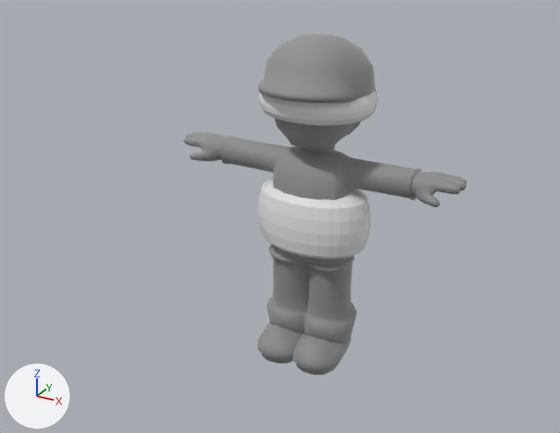
An edit to the Blender file Assets/Art/Meshes/BLENDFILE_Minecart.blend, drawn before and after from the same camera.
Both versions are drawn from a 50 mm lens placed at (1.36, -2.76, 2.0), pointed at (-0.12, -0.07, 0.66). The lights are fixed; the arrows at lower left show +X, +Y and +Z.

The first picture shows 'Adventurer1', 'Legs', 'Sphere', 'Sphere.001'.
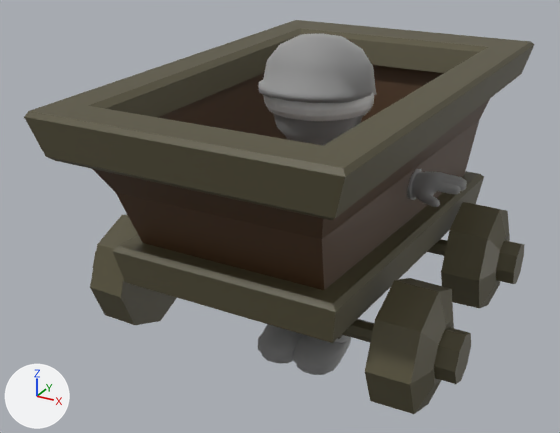
What the commit changed:
Material 'Iron' (mat_iron) is new.
Its base color is (0.0985, 0.0863, 0.0452) (brown #58533c).
Material 'Wood' (mat_wood) is new.
Its base color is (0.0766, 0.0362, 0.0134) (brown #4e351f).
me_cube_006 has 68 vertices, 50 faces and spans x 0.0..0.64, y -0.99..1.05, z 0.49..1.29.
me_cube_006 is used by ob_minecartmesh; parent ob_left_parent; location (0.0, 0.0, 0.0).
me_cube_006 part 1: all 5 faces centred in x 0.17..0.47, y 0.01..0.04, z 0.71..1.03 switch from no material to mat_wood (brown #4e351f).
me_cube_006 part 2: all 4 faces centred in x 0.16..0.22, y -0.82..-0.58, z 0.74..1.04 switch from no material to mat_wood (brown #4e351f).
me_cube_006 part 3: all 4 faces centred in x 0.18..0.25, y 0.65..0.89, z 0.68..1.03 switch from no material to mat_wood (brown #4e351f).
me_cube_006 part 4: 37 of the faces centred in x 0.2..0.6, y -0.98..1.04, z 0.5..1.29 switch from no material to mat_iron (brown #58533c).
me_cube_002 has 64 vertices, 56 faces and spans x 0.0..0.811, y 0.175..0.658, z 0.197..0.681.
me_cube_002 no longer uses material mat_minecart_001 (brown #a3724c).
me_cube_002 now uses material mat_iron (brown #58533c).
me_sphere is used by ob_sphere; location (0.0, 0.0, 0.0).
me_sphere had 153 vertices, 128 faces and spanned x 0.0..0.259, y -0.165..0.18, z 0.521..0.802.
me_sphere now has 480 vertices, 384 faces and spans x -0.26..0.253, y -0.161..0.176, z 0.528..0.777.
me_sphere part 5: 150 vertices removed from x 0.0..0.259, y -0.165..0.18, z 0.521..0.802; 157 vertices added at x -0.245..0.253, y -0.161..0.176, z 0.641..0.777.
me_sphere_001 is used by ob_sphere_001; location (0.0, 0.0, 0.0).
me_sphere_001 had 153 vertices, 128 faces and spanned x 0.0..0.247, y -0.193..0.252, z 1.112..1.23.
me_sphere_001 now has 153 vertices, 128 faces and spans x 0.0..0.233, y -0.193..0.252, z 1.127..1.245.
me_sphere_001 part 6: 153 of 153 vertices moved; they spanned x 0.0..0.247, y -0.193..0.252, z 1.112..1.23 and now span x 0.0..0.233, y -0.193..0.252, z 1.127..1.245; mean shift (-0.012, 0.001, 0.015); largest move (0.0, 0.152, 1.112) -> (0.0, 0.172, 1.135).
Object 'MinecartMesh' (ob_minecartmesh) is now shown.
Object 'WheelsMesh' (ob_wheelsmesh) is now shown.
Object 'Sphere' (ob_sphere) loses its MIRROR modifier named 'Mirror'.
Modifier setting removed (it was use_clip = True).

What differs and where, as boxes (x1, y1, x2, y2) in the pictures (560 x 433 px; the box of a moved part takes in the faces that stretch with it):
'MinecartMesh', shown (brown): after (24, 20, 534, 343)
'WheelsMesh', shown: after (90, 202, 524, 414)
'Sphere.001', reshaped: before (259, 91, 378, 126); after (263, 92, 374, 121)
part 1 of me_cube_006, recoloured: after (158, 73, 490, 290)
part 2 of me_cube_006, recoloured (brown): after (93, 169, 324, 290)
part 3 of me_cube_006, recoloured (brown): after (360, 65, 444, 123)
part 4 of me_cube_006, recoloured (brown): after (24, 20, 534, 343)
part 5 of me_sphere, moved or reshaped (not visible afterwards): before (258, 178, 371, 259)
'Legs', unchanged, covered by the edit: before (258, 245, 357, 375); after (258, 324, 351, 375)
